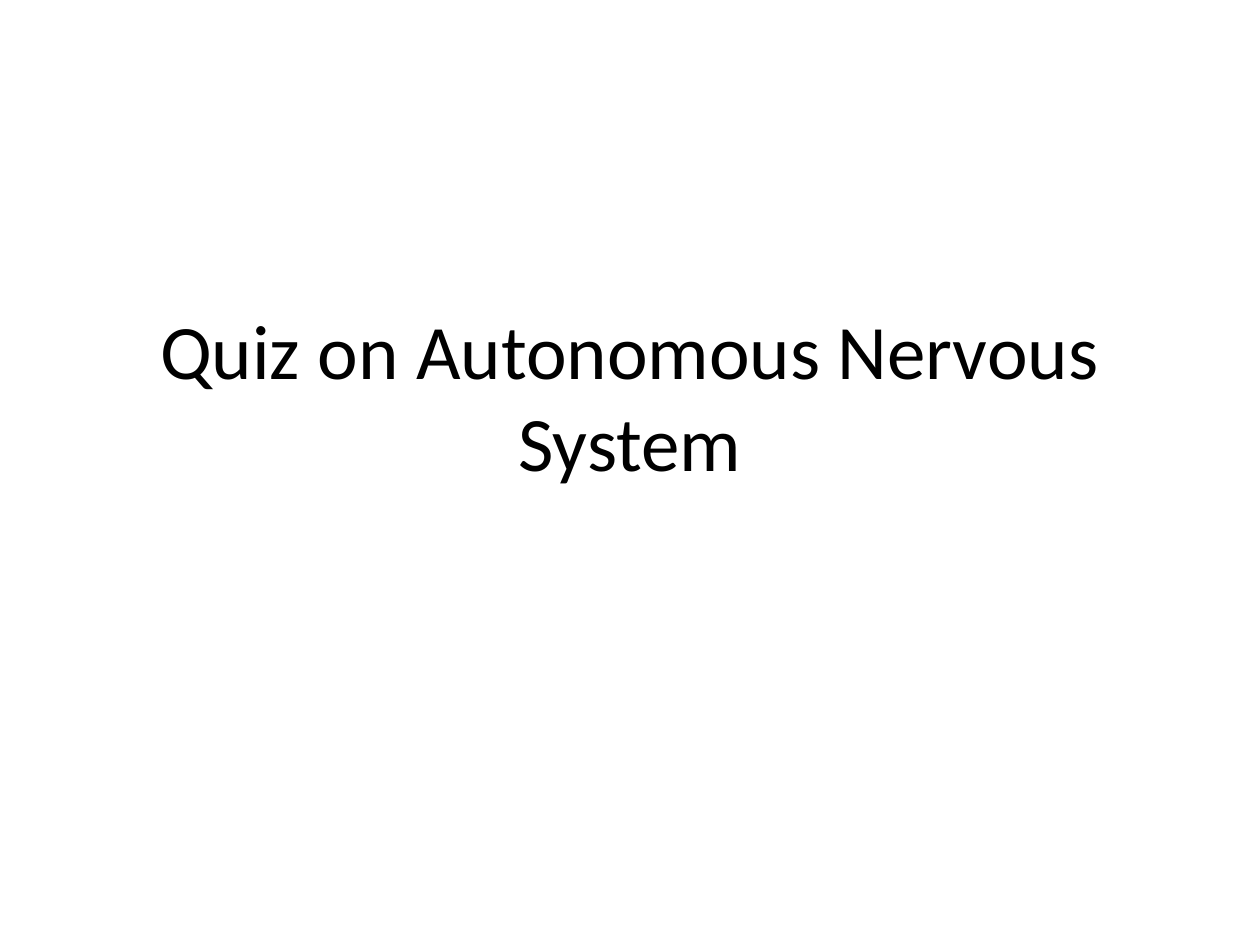
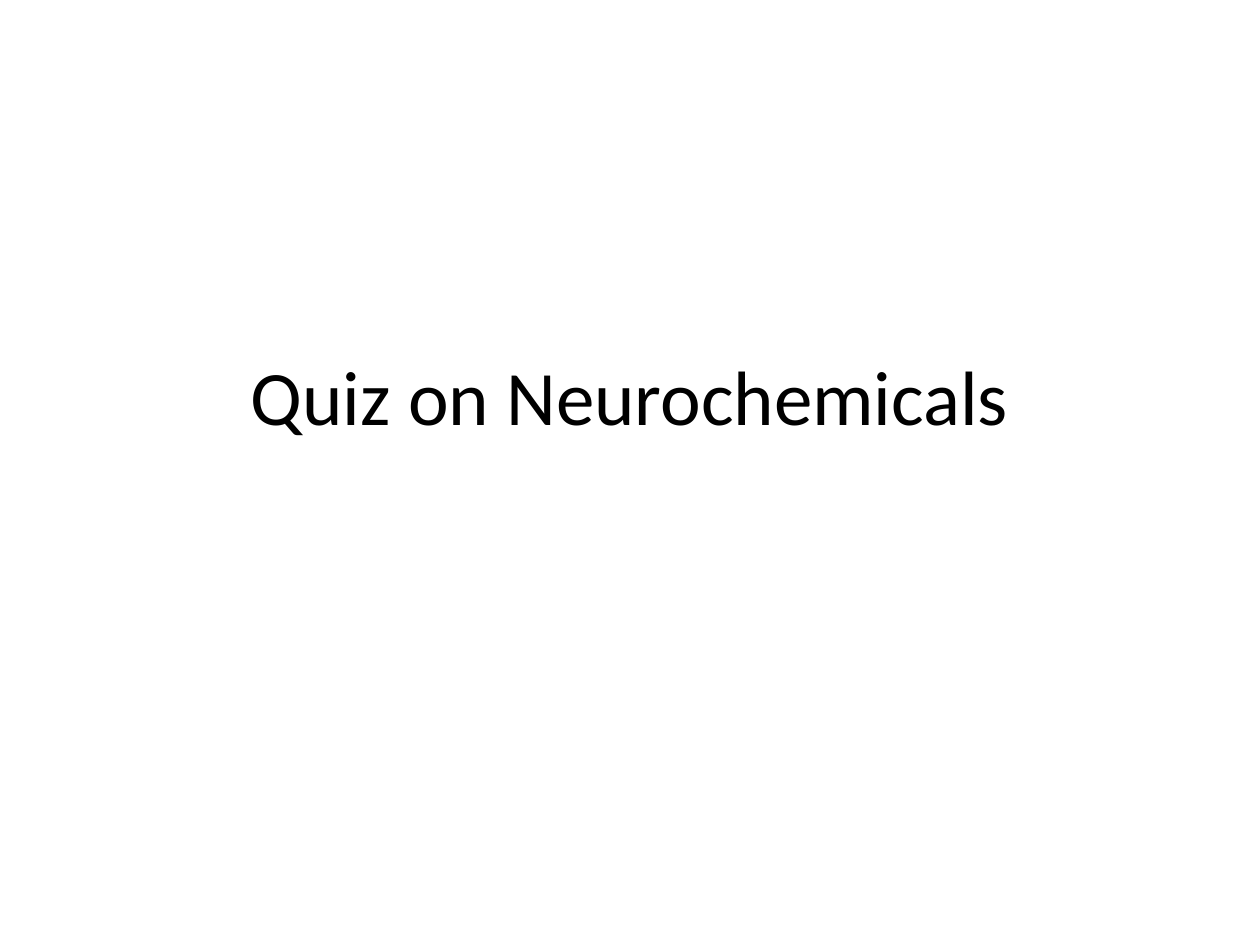
Before and after one commit to possibly-nrs-14/rag-sme, a slide deck: slide 1 of exports/quiz.pptx. Drawn at 1260x945 pixels with LibreOffice and Linux fonts; fonts in the diff are those of the drawing. Boxes give left, top, right and bottom in pixels: in the first picture for what was removed or moved away, otherwise in the second. Text is boxed around its words. In the diff, an @@ line names an element or a change of style, - is before the commit and + after.

```diff
--- a/exports/quiz.pptx
+++ b/exports/quiz.pptx
@@ title at box(251, 371, 1008, 436): text changed @@
-Quiz on Autonomous Nervous System
+Quiz on Neurochemicals
```
Also in this commit, not shown: 2 other slides changed, 5 slides added, 1 slide removed, 8 other files.
